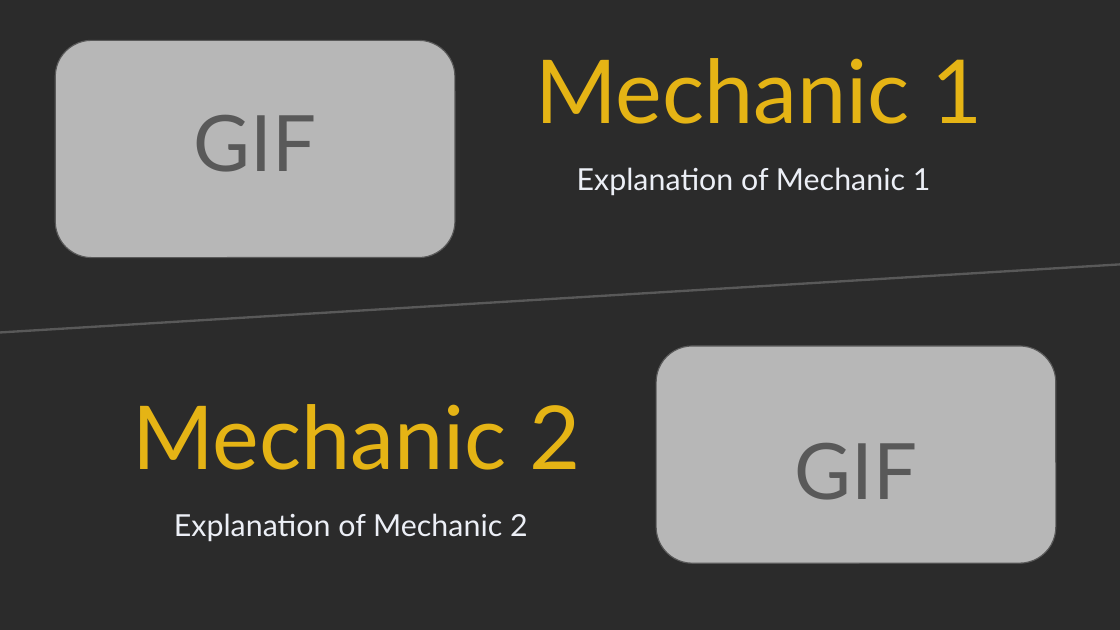
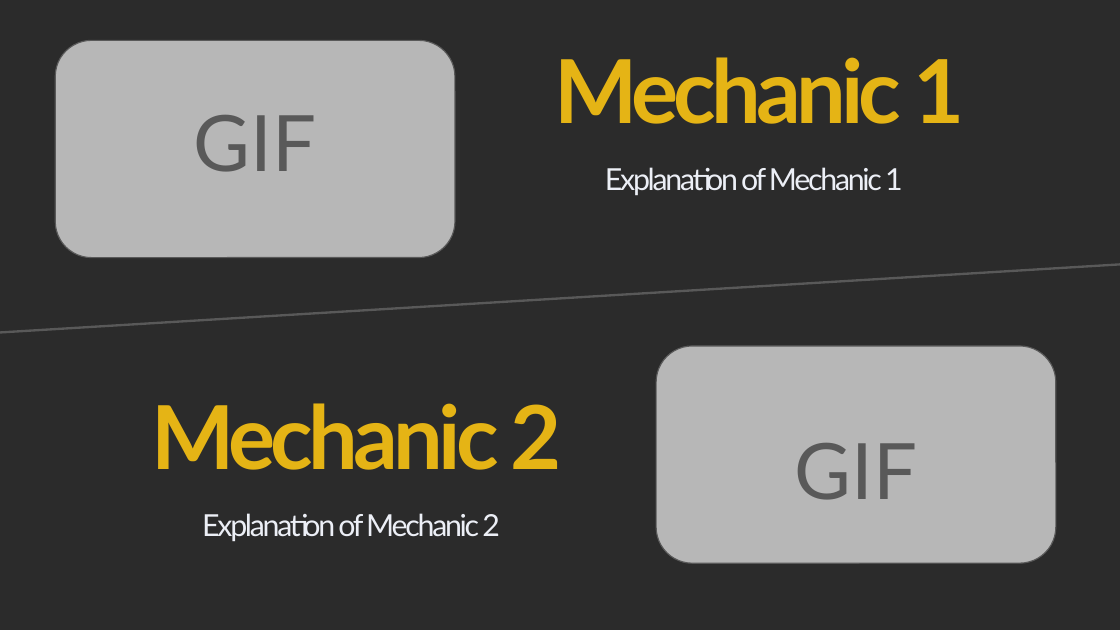
Before and after one commit to TheMaich/spritzconsulting, a slide deck: slide 3 of assets/pitch-deck-template/spritz-publisher-pitch-deck-template.pptx. Drawn at 1120x630 pixels with LibreOffice and Linux fonts; fonts in the diff are those of the drawing; background and template pictures are left out; a plain dark background stands for a picture behind light text. Boxes give left, top, right and bottom in pixels: in the first picture for what was removed or moved away, otherwise in the second. Text is boxed around its words. In the diff, an @@ line names an element or a change of style, - is before the commit and + after.

```diff
--- a/assets/pitch-deck-template/spritz-publisher-pitch-deck-template.pptx
+++ b/assets/pitch-deck-template/spritz-publisher-pitch-deck-template.pptx
@@ title "Mechanic 1" at box(554, 57, 964, 124): letter spacing 0 to -3 pt, bold on @@
@@ subtitle "Explanation of Mechanic 1" at box(605, 167, 903, 195): letter spacing 0 to -1.5 pt @@
@@ title "Mechanic 2" at box(151, 403, 562, 470): letter spacing 0 to -3 pt, bold on @@
@@ subtitle "Explanation of Mechanic 2" at box(202, 513, 500, 542): letter spacing 0 to -1.5 pt @@
```
Also in this commit, not shown: 13 other slides changed.
